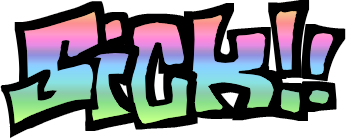
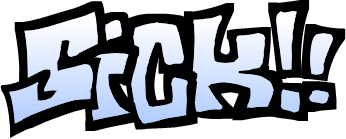
Layer changes from the first 346×139 image to the second:
renamed "Paint Layer 2" to "Old Coloring", hid it over <box>1,1,345,137</box>
renamed "Paint Layer 3" to "New Coloring", showed it, opacity 49% → 70%, blend normal → multiply, moved it above "Background", painted on it over <box>1,1,345,137</box>
